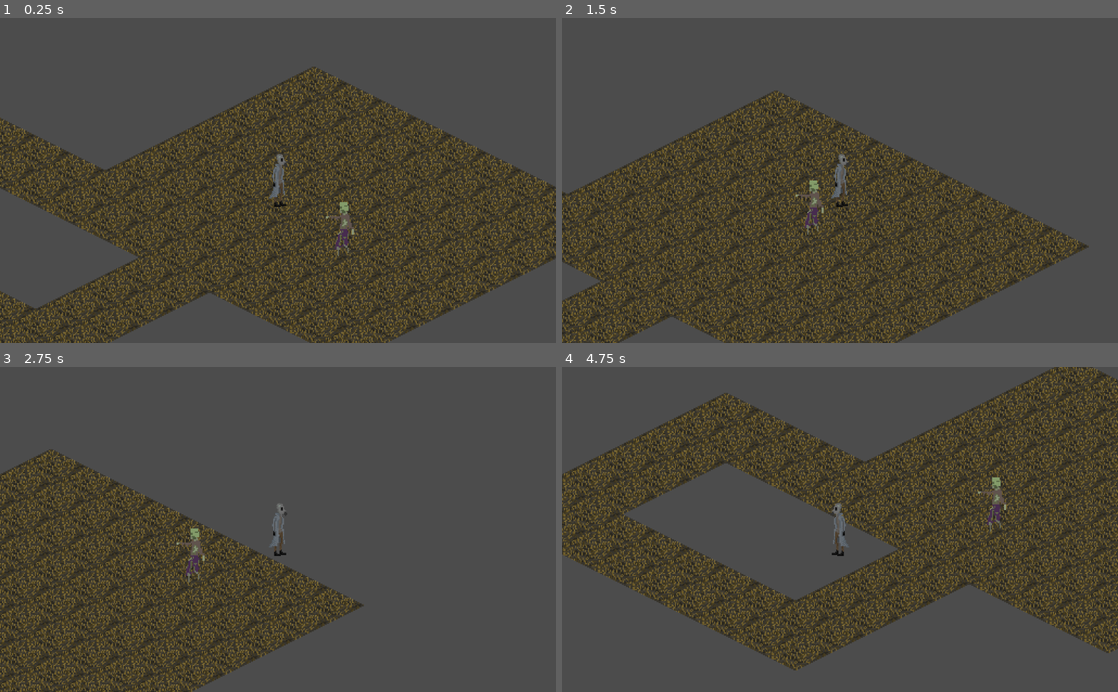
Above: before the commit, frames 1-4 (two rows, left to right).
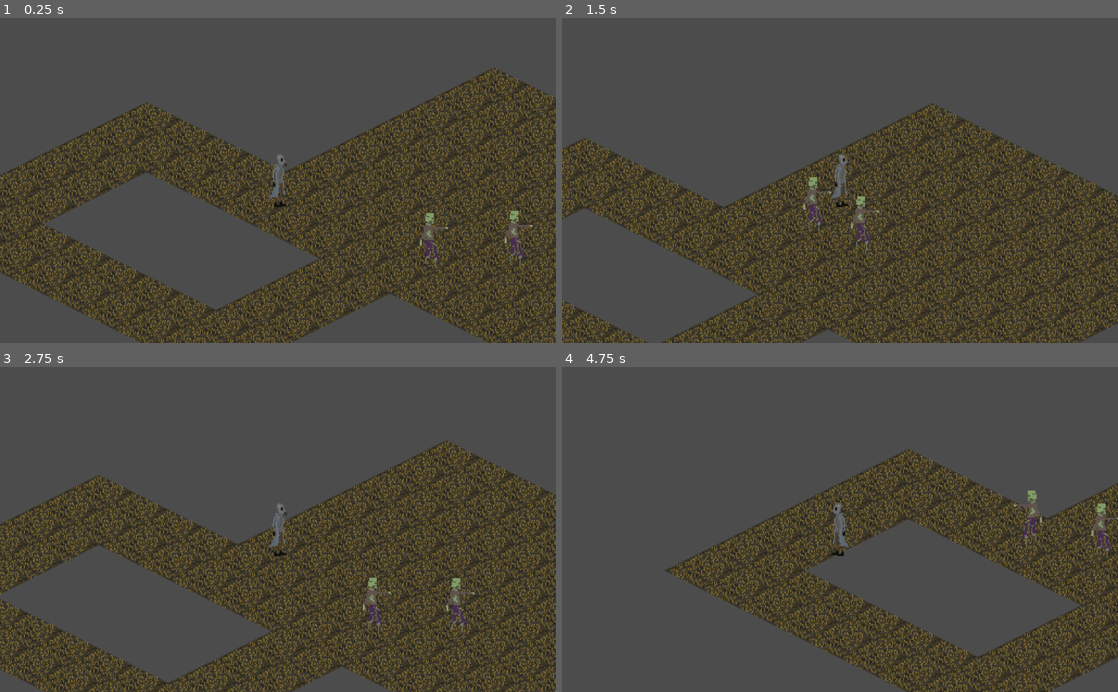
Above: after the commit, the same moments.

Repository: Marthe-B/HalfStalk
Game: Godot game, scene res://scenes/TileMap.tscn
Two runs of this game, one before a commit and one after it. Both use one fixed random seed, a clock stepped at 60 frames per second and the inputs below.
Inputs (mouse positions are in pixels of both pictures, inside the frame that each line leads up to):
- Up to frame 1 (0.25 s): no input
- Up to frame 2 (1.5 s): move the mouse to (962, 164) at 0.52 s; press the mouse at (962, 164) at 0.53 s; hold D (right) 0.53-1.28 s; move the mouse to (728, 196) at 1.27 s; release the mouse at (728, 196) at 1.28 s; hold S (down) from 1.28 s (still down); click (728, 196) at 1.35 s
- Up to frame 3 (2.75 s): move the mouse to (333, 458) at 2.02 s; release S (down) at 2.03 s; press the mouse at (333, 458) at 2.03 s; hold D (right) from 2.03 s (still down)
- Up to frame 4 (4.75 s): move the mouse to (812, 594) at 2.77 s; release D (right) at 2.78 s; release the mouse at (812, 594) at 2.78 s; hold W (up) 2.78-3.53 s; click (812, 594) at 2.85 s; move the mouse to (1006, 578) at 3.52 s; press the mouse at (1006, 578) at 3.53 s; hold A (left) from 3.53 s (still down); move the mouse to (673, 480) at 4.27 s; release the mouse at (673, 480) at 4.28 s; click (673, 480) at 4.35 s

The runs differ from the first frame. In frame 1, 51% of the frame differs, in the area x 0-100%, y 14-100%; in frame 2, 43%; in frame 3, 51%; in frame 4, 53%, in the area x 0-100%, y 0-100%.

Commit message:
update
cleanup

Diff:
--- a/HalfStalk/scenes/TileMap.tscn
+++ b/HalfStalk/scenes/TileMap.tscn
@@ -75,10 +75,13 @@
 tile_data = PoolIntArray( -262140, 1, 0, -262139, 1, 0, -262138, 1, 0, -262137, 1, 0, -262136, 1, 0, -262135, 1, 0, -26 …(1423 unchanged characters)…
 
 [node name="KinematicBody2D" parent="." instance=ExtResource( 3 )]
-position = Vector2( 222.773, 104.972 )
+position = Vector2( 56.9646, 103.945 )
 
 [node name="customCursor" type="Node2D" parent="."]
 script = ExtResource( 4 )
 
 [node name="Enemy" parent="." instance=ExtResource( 5 )]
 position = Vector2( 295.695, 161.173 )
+
+[node name="Enemy2" parent="." instance=ExtResource( 5 )]
+position = Vector2( 216.641, 165.793 )
--- a/HalfStalk/scripts/Enemy.gd
+++ b/HalfStalk/scripts/Enemy.gd
@@ -14,6 +14,8 @@
 
 var player = null
 
+var maxDistance = 100
+
 # Called when the node enters the scene tree for the first time.
 func _ready():
 	add_to_group("zombies")
@@ -29,9 +31,14 @@
 	var vec_to_player = player.global_position - global_position
 	vec_to_player = vec_to_player.normalized()
 	raycast.global_rotation = atan2(vec_to_player.y, vec_to_player.x)
-	#global_rotation = atan2(vec_to_player.y, vec_to_player.x)
-	# rotation bit i asume we dont need
 	move_and_collide(vec_to_player * MOVE_SPEED * delta)
+
+	var facing = raycast.global_rotation
+
+	if facing > 0:
+		$Sprite.flip_h = false
+	if facing < 0:
+		$Sprite.flip_h = true
 
 	if raycast.is_colliding():
 		var coll = raycast.get_collider()
--- a/HalfStalk/scripts/ZombieRayCast2D.gd
+++ /dev/null
@@ -1,7 +0,0 @@
-extends RayCast2D
-
-
-func _physics_process(_delta):
-	var vec_to_player = player.global_position - global_position
-	vec_to_player = vec_to_player.normalized()
-	global_rotation = atan2(vec_to_player.y, vec_to_player.x)
